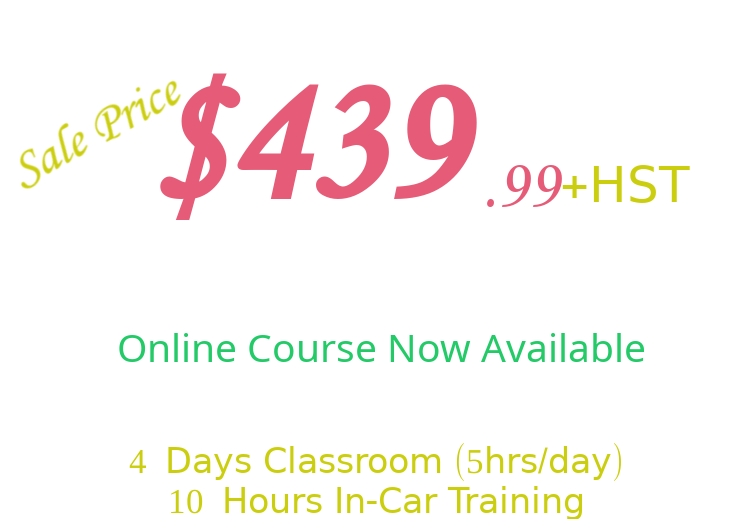
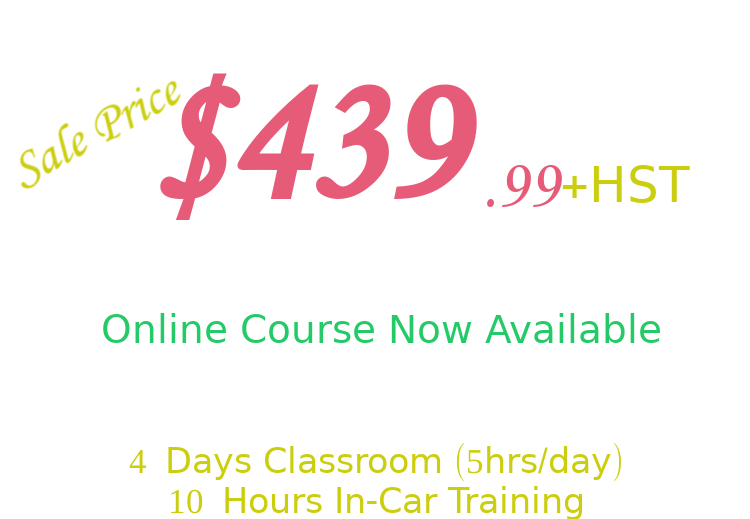
Two versions of the same layered image (750x519). Layer-by-layer changes:
renamed "Valid For March, April, and Ma..." to "Valid For June, July, and Augu...", painted on it over [103, 313, 660, 362]
